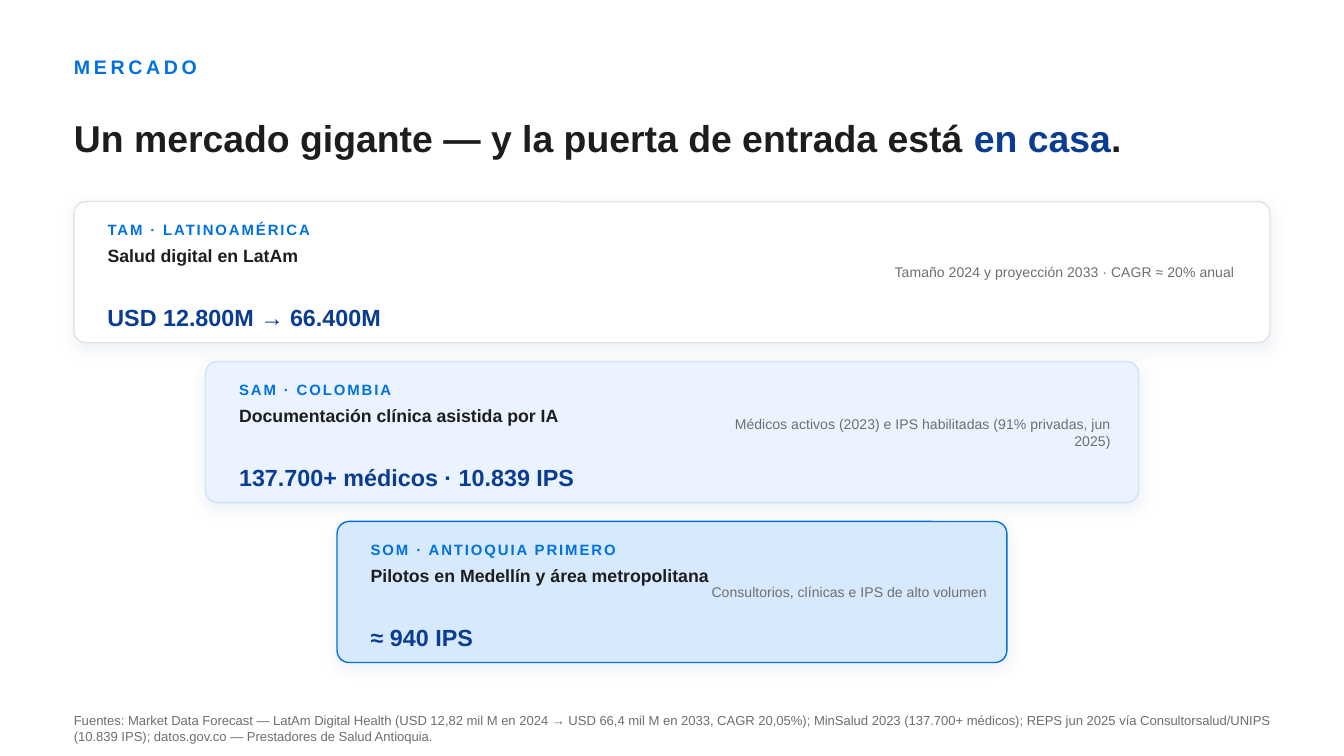
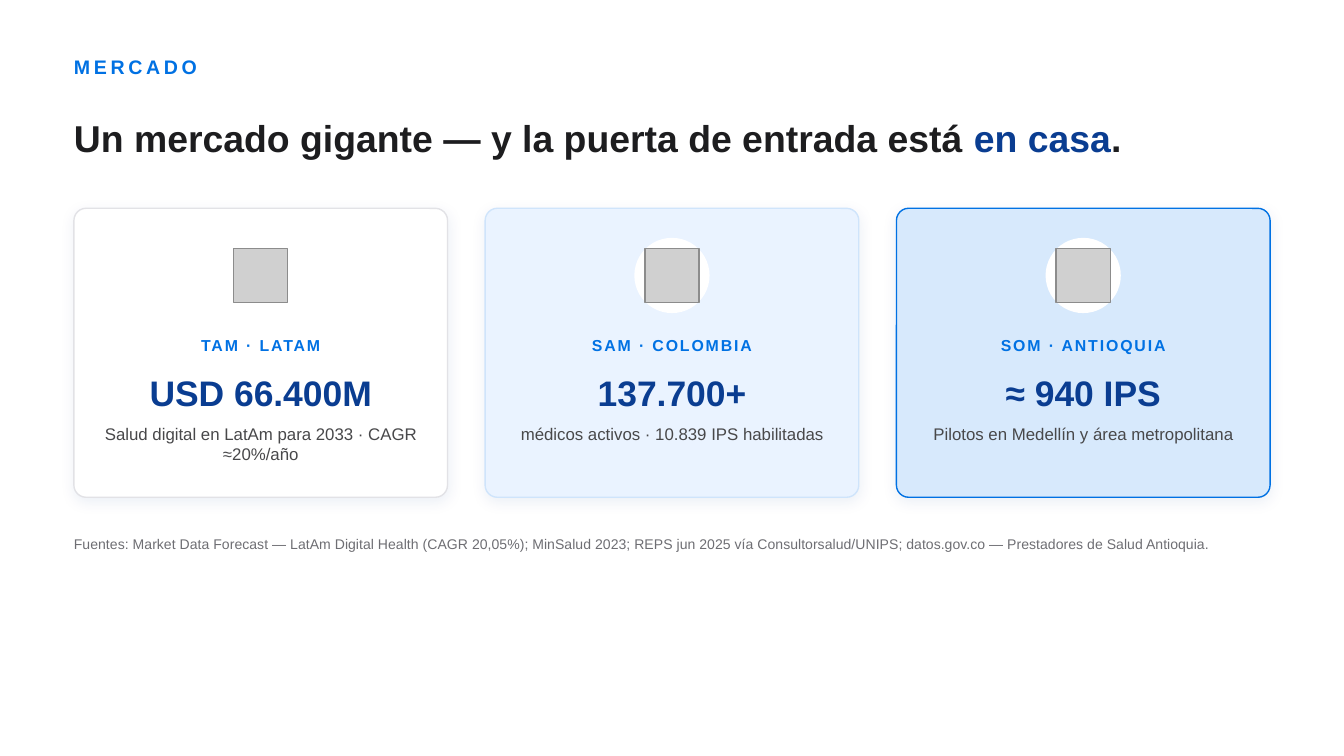
Before and after one commit to joseph1356k/presentaci-n-capital-semilla-, a slide deck: slide 7 of miracle_capital_semilla_pitch.pptx. Drawn at 1344x756 pixels with LibreOffice and Linux fonts; fonts in the diff are those of the drawing; grey boxes stand for pictures. Boxes give left, top, right and bottom in pixels: in the first picture for what was removed or moved away, otherwise in the second. Text is boxed around its words. In the diff, an @@ line names an element or a change of style, - is before the commit and + after.

Commit message:
Fix content overlapping the dots/counter chrome and redesign the market slide
Every slide's bottom content was flush (or overflowing) against the fixed
dots/slide-counter — slides 2, 7 and 13 actually collided with it at 720p.
Reserve extra bottom clearance on .slide, shrink/reposition the ECG line so
it never crosses text, and trim spacing on slides 2/5/13.

Replace the TAM/SAM/SOM stacked bars (slide 7) with three horizontal stat
cards — icon, big number, one-line caption — much faster to scan on stage,
with a light→dark tint progression to reinforce the zoom-in narrative.

```diff
--- a/miracle_capital_semilla_pitch.pptx
+++ b/miracle_capital_semilla_pitch.pptx
@@ rounded rectangle: place and size @@
-rounded rectangle at (74, 202, 1270, 343)
+rounded rectangle at (74, 208, 448, 497)
@@ rounded rectangle at (74, 208, 448, 497): proportions changed @@
@@ rounded rectangle at (485, 208, 859, 497): proportions changed @@
@@ rounded rectangle: place and size @@
-rounded rectangle at (206, 362, 1138, 503)
+rounded rectangle at (485, 208, 859, 497)
@@ rounded rectangle added at (896, 208, 1270, 497), fill #D7E9FC, outline #0071E3 0.75 pt @@
@@ text removed at (108, 215, 765, 245) @@
-TAM · LATINOAMÉRICA
@@ ellipse added at (223, 238, 298, 313), fill #FFFFFF @@
@@ ellipse added at (634, 238, 710, 313), fill #FFFFFF @@
@@ ellipse added at (1046, 238, 1121, 313), fill #FFFFFF @@
@@ picture added at (234, 249, 288, 302) @@
@@ picture added at (645, 249, 699, 302) @@
@@ text removed at (895, 266, 1235, 280) @@
-Tamaño 2024 y proyección 2033 · CAGR ≈ 20% anual
@@ picture added at (1056, 249, 1110, 302) @@
@@ text "SAM · COLOMBIA": place and size @@
-text "SAM · COLOMBIA" at (239, 384, 391, 395)
+text "SAM · COLOMBIA" at (592, 340, 751, 351)
@@ text "SAM · COLOMBIA" at (592, 340, 751, 351): size 8 to 8.5 pt; alignment left to centre @@
@@ text at (1001, 340, 1166, 354): text changed; size 8 to 8.5 pt @@
-SOM · ANTIOQUIA PRIMERO
+SOM · ANTIOQUIA
@@ text at (150, 381, 372, 407): text changed; size 12.5 to 19 pt @@
-USD 12.800M → 66.400M
+USD 66.400M
@@ text added at (598, 381, 747, 407), 19 pt, text #0A3D91, bold @@
+137.700+
@@ text "≈ 940 IPS": place and size @@
-text "≈ 940 IPS" at (390, 629, 473, 647)
+text "≈ 940 IPS" at (1035, 381, 1161, 407)
@@ text "≈ 940 IPS" at (1035, 381, 1161, 407): size 12.5 to 19 pt; alignment left to centre @@
@@ text removed at (239, 409, 559, 426) @@
-Documentación clínica asistida por IA
@@ text removed at (735, 418, 1110, 449) @@
-Médicos activos (2023) e IPS habilitadas (91% privadas, jun 2025)
@@ text at (105, 428, 417, 460): text changed; size 9.5 to 9 pt; text colour #1D1D1F to #48484A; bold off @@
-Salud digital en LatAm
+Salud digital en LatAm para 2033 · CAGR ≈20%/año
@@ text added at (224, 428, 273, 440), 8.5 pt, text #0071E3, bold @@
+TAM · LATAM
@@ text "médicos activos · 10.839 IPS ..." at (521, 427, 823, 440): vertical alignment middle to top @@
@@ text at (521, 427, 823, 440): text changed; size 12.5 to 9 pt; text colour #0A3D91 to #48484A; bold off @@
-137.700+ médicos · 10.839 IPS
+médicos activos · 10.839 IPS habilitadas
@@ text "Pilotos en Medellín y área ...": place and size @@
-text "Pilotos en Medellín y área ..." at (371, 569, 709, 586)
+text "Pilotos en Medellín y área ..." at (933, 427, 1233, 444)
@@ text "Pilotos en Medellín y área ..." at (933, 427, 1233, 444): size 9.5 to 9 pt, text colour #1D1D1F to #48484A, bold off; alignment left to centre @@
@@ text at (74, 538, 1209, 552): text changed; size 7 to 7.5 pt @@
-Fuentes: Market Data Forecast — LatAm Digital Health (USD 12,82 mil M en 2024 → USD 66,4 mil M en 2033, CAGR 20,05%); MinSalud 2023 (137.700+ médicos); REPS jun 2025 vía Consultorsalud/UNIPS (10.839 IPS); datos.gov.co — Prestadores de Salud Antioquia.
+Fuentes: Market Data Forecast — LatAm Digital Health (CAGR 20,05%); MinSalud 2023; REPS jun 2025 vía Consultorsalud/UNIPS; datos.gov.co — Prestadores de Salud Antioquia.
@@ rounded rectangle removed at (337, 521, 1007, 663) @@
@@ text removed at (712, 586, 986, 599) @@
-Consultorios, clínicas e IPS de alto volumen
```
Also in this commit, not shown: 1 other file.
